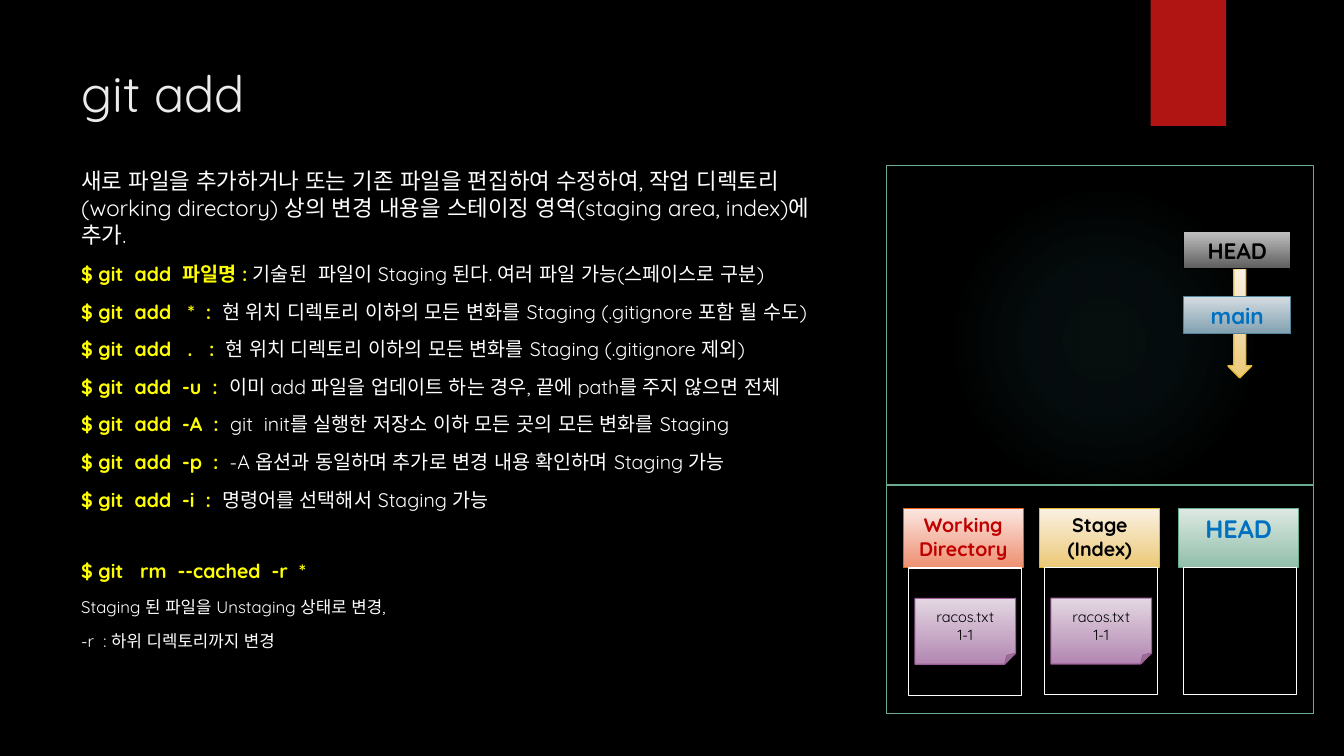
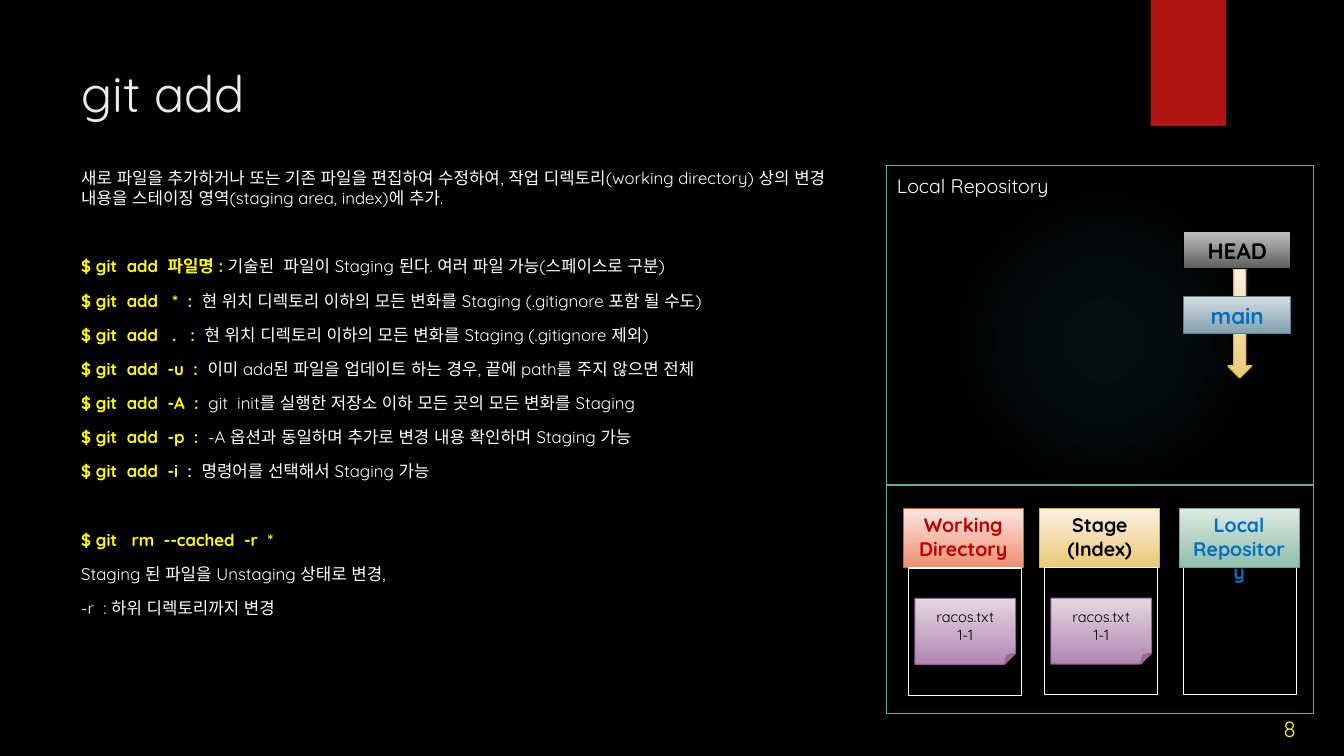
Before and after one commit to iredseal/Learning, a slide deck: slide 8 of Tools/git/SW 형상 관리.pptx. Drawn at 1344x756 pixels with LibreOffice and Linux fonts; fonts in the diff are those of the drawing; background and template pictures are left out. Boxes give left, top, right and bottom in pixels: in the first picture for what was removed or moved away, otherwise in the second. Text is boxed around its words. In the diff, an @@ line names an element or a change of style, - is before the commit and + after.

```diff
--- a/Tools/git/SW 형상 관리.pptx
+++ b/Tools/git/SW 형상 관리.pptx
@@ text at bbox=[81, 170, 825, 550]: size 16 to 12 pt in "새로 파일을 추가하거나 또는 기존 파일을 편집하여 ..."; size 14 to 12 pt in "$ git add 파일명 : 기술된 파일이 ...", "$ git add * : 현 위치 ...", "$ git add . : 현 위치 ...", "$ git add -A : git init를 ..." and 3 more places @@
@@ text added at bbox=[897, 178, 1049, 197], 14 pt, text #FFFFFF @@
+Local Repository
@@ text at bbox=[96, 361, 694, 379]: text changed; size 14 to 12 pt @@
-$ git add -u : 이미 add 파일을 업데이트 하는 경우, 끝에 path를 주지 않으면 전체
+$ git add -u : 이미 add된 파일을 업데이트 하는 경우, 끝에 path를 주지 않으면 전체
@@ text in rectangle at bbox=[1214, 517, 1265, 532]: text changed; size 18 to 14 pt @@
-HEAD
+Local Repository
@@ page number added at bbox=[1283, 721, 1296, 737], 16 pt, text #FFFF00 @@
+8
```
Also in this commit, not shown: 25 other slides changed, 1 other file.
